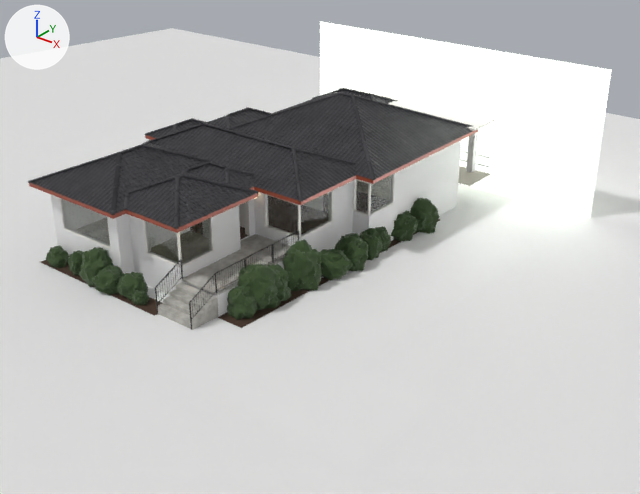
An edit to the Blender file balmoral_house_architect.blend, drawn before and after from the same camera.
Before and after are seen from a camera (50 mm lens) standing at (27.5, -30.5, 17.0) and looking at (4.7, -2.0, -0.7). Lighting does not change. The marker at upper left points along +X, +Y and +Z. The first picture is the older version.

Script lines for the objects in view, before the commit:
```python
ob_set_backdrop_sky_001 = bpy.data.objects.new('SET_BACKDROP_SKY_001', me_set_backdrop_sky_001_mesh)
ob_set_backdrop_sky_001.location = (0.0, 0.0, 0.0)
ob_set_balustrade_rail_001 = bpy.data.objects.new('SET_BALUSTRADE_RAIL_001', me_set_balustrade_rail_001_mesh)
ob_set_balustrade_rail_001.location = (0.0, 0.0, 0.0)
ob_set_balustrade_rail_002 = bpy.data.objects.new('SET_BALUSTRADE_RAIL_002', me_set_balustrade_rail_002_mesh)
ob_set_balustrade_rail_002.location = (0.0, 0.0, 0.0)
ob_set_deck_slab_001 = bpy.data.objects.new('SET_DECK_SLAB_001', me_set_deck_slab_001_mesh)
ob_set_deck_slab_001.location = (0.0, 0.0, 0.0)
ob_set_deck_soffit_001 = bpy.data.objects.new('SET_DECK_SOFFIT_001', me_set_deck_soffit_001_mesh)
ob_set_deck_soffit_001.location = (0.0, 0.0, 0.0)
ob_set_pier_brick_002 = bpy.data.objects.new('SET_PIER_BRICK_002', me_set_pier_brick_002_mesh)
ob_set_pier_brick_002.location = (0.0, 0.0, 0.0)
ob_site_paving_drive_001 = bpy.data.objects.new('SITE_PAVING_DRIVE_001', me_site_paving_drive_001_mesh)
ob_site_paving_drive_001.location = (0.0, 0.0, 0.0)
# also in view: 'PLANT_SHRUB_003' at (5.5, -7.0, -0.5); 'ROOF_CAPPING_001' at (0.2, 0.0, 3.6); 'SITE_GROUND_SLOPED_001' at (0.0, -1.0, -1.4); 'WINDOW_W09_GLASS' at (1.8, -8.7, 1.3); 'WINDOW_W06_GLASS' at (4.9, -2.5, 1.3)
```
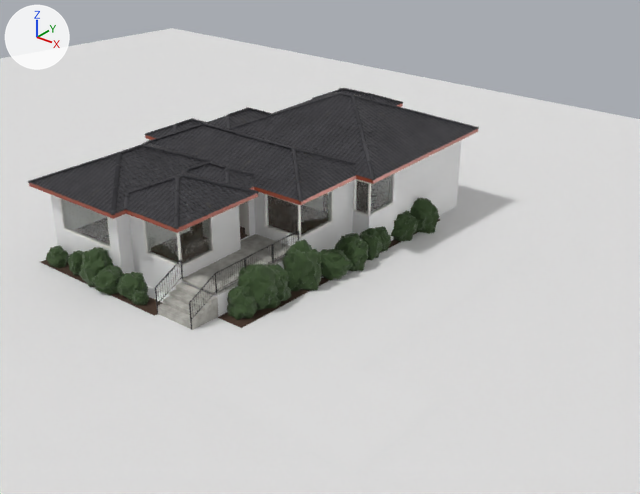
The change, as a list of edits to the scene's bpy script:
```text
Change ob_set_deck_slab_001:
    add ob_set_deck_slab_001.hide_render = True
Change ob_set_deck_soffit_001:
    add ob_set_deck_soffit_001.hide_render = True
Change ob_set_pier_brick_002:
    add ob_set_pier_brick_002.hide_render = True
Change ob_set_balustrade_rail_001:
    add ob_set_balustrade_rail_001.hide_render = True
Change ob_set_balustrade_rail_002:
    add ob_set_balustrade_rail_002.hide_render = True
Change ob_set_backdrop_sky_001:
    add ob_set_backdrop_sky_001.hide_render = True
```

Changed parts and their boxes [x1, y1, x2, y2] in the pictures (640 x 494 px):
'SET_BACKDROP_SKY_001', hidden: before [320, 22, 612, 218]
'SET_DECK_SOFFIT_001', hidden: before [383, 95, 496, 131]
'SET_DECK_SLAB_001', hidden: before [458, 166, 490, 186]
'SET_PIER_BRICK_002', hidden: before [466, 132, 478, 172]
'SET_BALUSTRADE_RAIL_002', hidden: before [460, 159, 490, 168]
'SET_BALUSTRADE_RAIL_001', hidden: before [461, 150, 491, 159]
